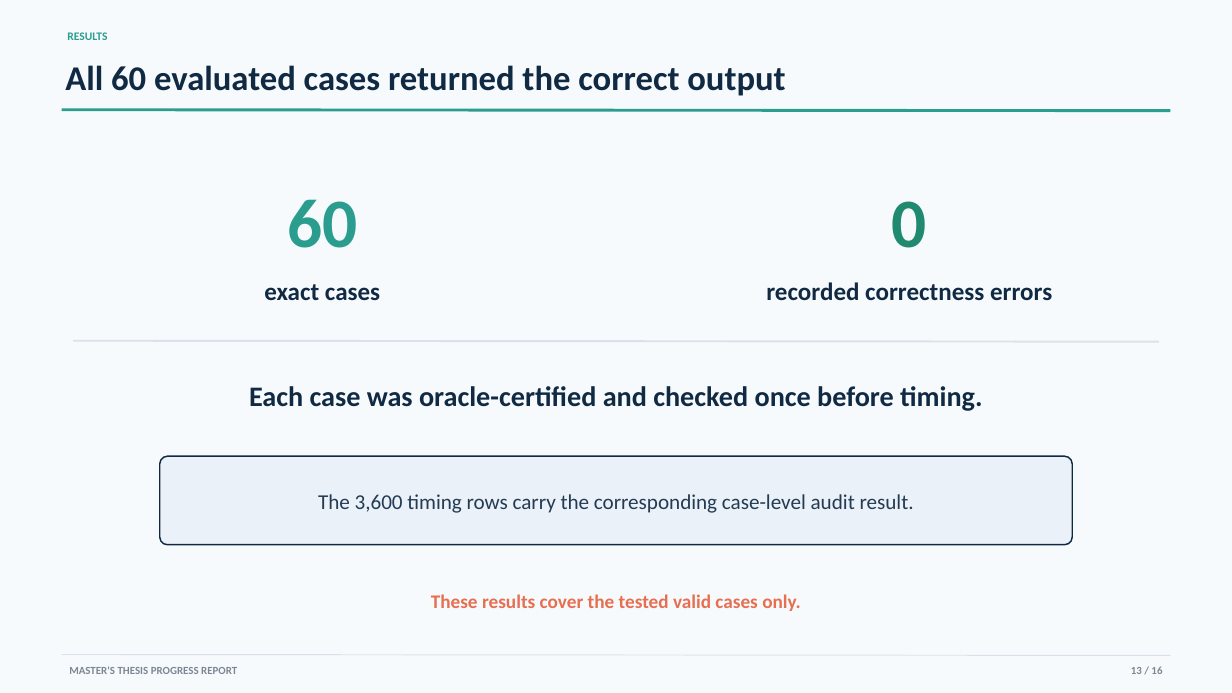
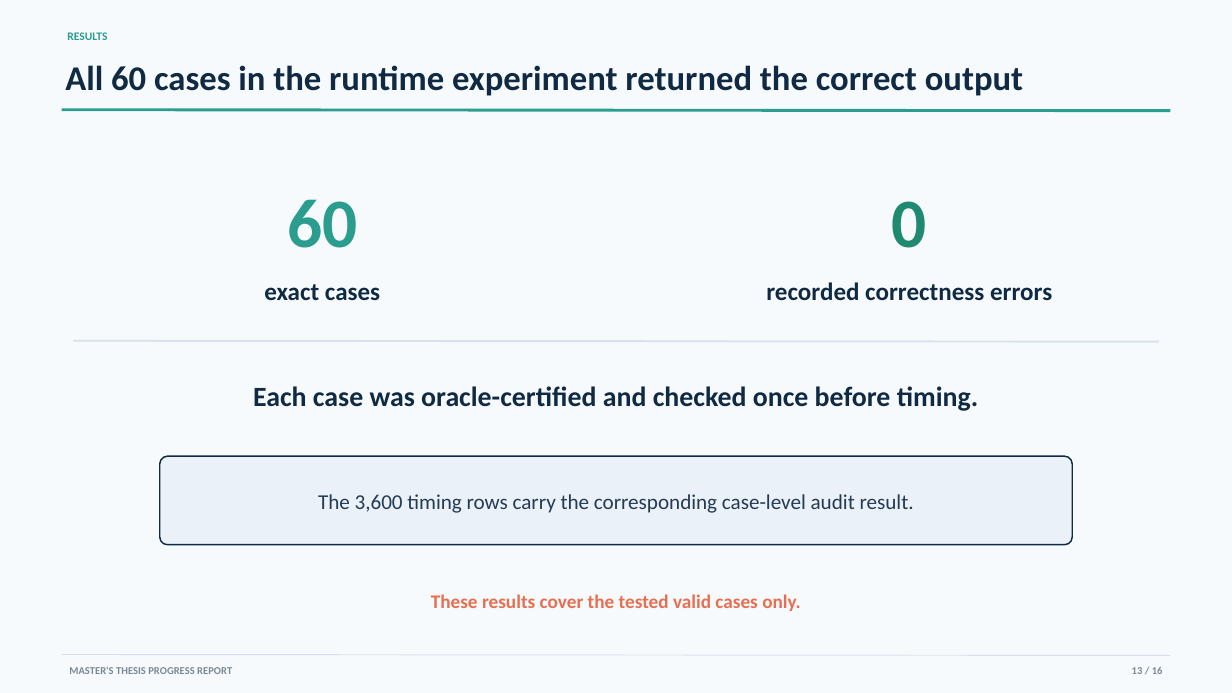
Before and after one commit to YixueWang983/jordan-sorting, a slide deck: slide 13 of presentations/progress_report/Jordan_Sorting_Progress_Report.pptx. Drawn at 1232x693 pixels with LibreOffice and Linux fonts; fonts in the diff are those of the drawing. Boxes give left, top, right and bottom in pixels: in the first picture for what was removed or moved away, otherwise in the second. Text is boxed around its words. In the diff, an @@ line names an element or a change of style, - is before the commit and + after.

Commit message:
Clarify progress report inputs, validation roles, and result scope

```diff
--- a/presentations/progress_report/Jordan_Sorting_Progress_Report.pptx
+++ b/presentations/progress_report/Jordan_Sorting_Progress_Report.pptx
@@ text at [65,65,1023,96]: text changed @@
-All 60 evaluated cases returned the correct output
+All 60 cases in the runtime experiment returned the correct output
@@ text "Each case was oracle-certified and ..." at [253,386,978,411]: size 22 to 21.8 pt @@
@@ text "MASTER'S THESIS PROGRESS REPORT" at [69,667,232,674]: size 8.5 to 8.2 pt @@
@@ text "13 / 16" at [1132,667,1163,674]: size 8.5 to 8.2 pt @@
```
Also in this commit, not shown: 4 other slides changed, 5 other files.
